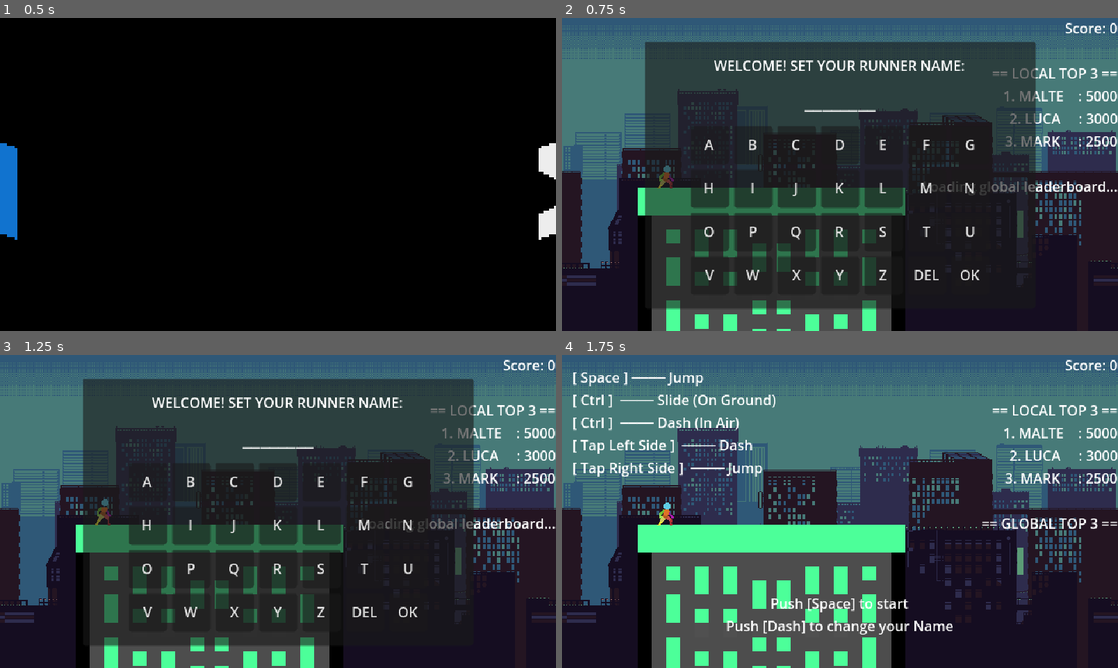
Above: before the commit, frames 1-4 (two rows, left to right).
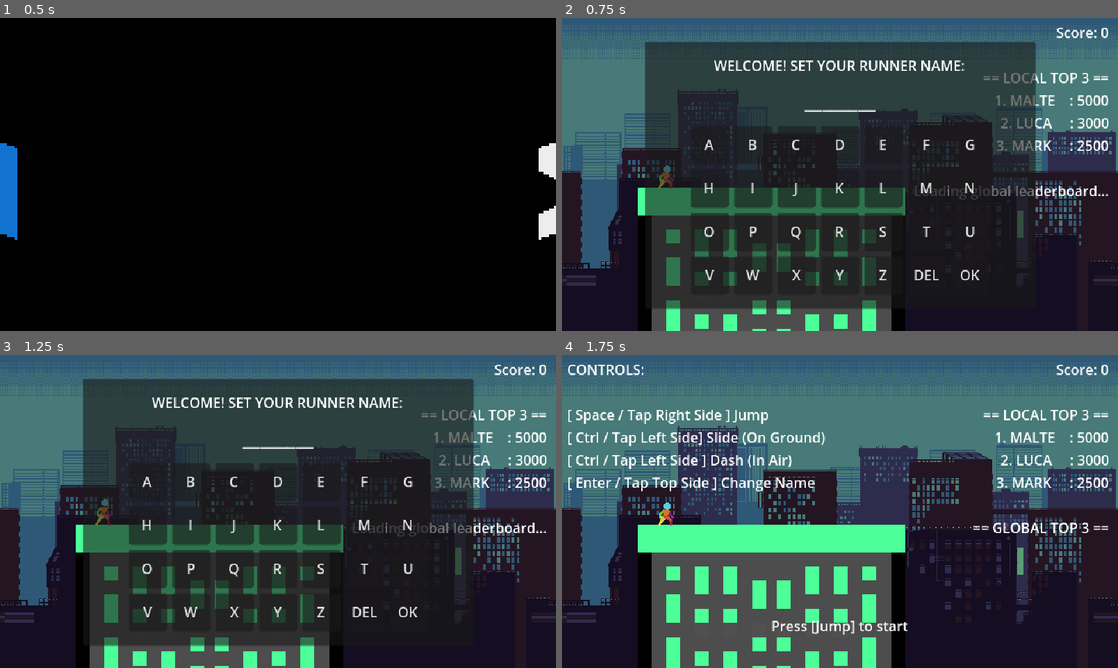
Above: after the commit, the same moments.

Repository: mschonberger/runner
Game: Godot game, scene res://scenes/intro_logo.tscn
Same seed, same stepped clock (60 frames per second), same inputs: the game is played once before the commit and once after it.
Inputs:
- Up to frame 1 (0.5 s): no input
- Up to frame 2 (0.75 s): tap Enter (change, bound only after the commit) at 0.5 s; hold Ctrl (dash) from 0.53 s (still down)
- Up to frame 3 (1.25 s): keep holding Ctrl (dash); tap Space (jump) at 0.77, 1.07 s; tap Enter (change, bound only after the commit) at 0.8 s
- Up to frame 4 (1.75 s): release Ctrl (dash) at 1.25 s; click "OK" at 1.25 s

Frame 1 is identical in both runs. In frame 2, 2.6% of the frame differs, in the area x 63-100%, y 1-58%; in frame 3, 2.6%; in frame 4, 8.3%, in the area x 1-100%, y 1-90%.

Commit message:
Added a button
- One dedicated button / touch area to change the name

Diff:
--- a/project.godot
+++ b/project.godot
@@ -45,6 +45,11 @@
 "events": [Object(InputEventKey,"resource_local_to_scene":false,"resource_name":"","device":-1,"window_id":0,"alt_press …(195 unchanged characters)…
 ]
 }
+change={
+"deadzone": 0.2,
+"events": [Object(InputEventKey,"resource_local_to_scene":false,"resource_name":"","device":-1,"window_id":0,"alt_pressed":false,"shift_pressed":false,"ctrl_pressed":false,"meta_pressed":false,"pressed":false,"keycode":0,"physical_keycode":4194309,"key_label":0,"unicode":0,"location":0,"echo":false,"script":null)
+]
+}
 
 [input_devices]
 
--- a/scenes/main.tscn
+++ b/scenes/main.tscn
@@ -92,8 +92,10 @@
 anchors_preset = 1
 anchor_left = 1.0
 anchor_right = 1.0
-offset_left = -52.0
-offset_bottom = 23.0
+offset_left = -105.0
+offset_top = 5.0
+offset_right = -10.0
+offset_bottom = 54.0
 grow_horizontal = 0
 text = "Score: 0
 Highscore: 0"
@@ -111,8 +113,7 @@
 offset_bottom = -37.0
 grow_horizontal = 2
 grow_vertical = 0
-text = "Push [Space] to start
-Push [Dash] to change Name"
+text = "Push [Space] to start"
 horizontal_alignment = 1
 
 [node name="ControlsLabel" type="Label" parent="UI"]
@@ -121,10 +122,10 @@
 anchor_top = 0.5
 anchor_right = 0.5
 anchor_bottom = 0.5
-offset_left = -270.0
-offset_top = -140.0
-offset_right = -111.0
-offset_bottom = -117.0
+offset_left = -245.0
+offset_top = -110.0
+offset_right = -86.0
+offset_bottom = -87.0
 grow_horizontal = 2
 grow_vertical = 2
 text = "Controls"
--- a/scenes/mobile_controls.tscn
+++ b/scenes/mobile_controls.tscn
@@ -13,12 +13,21 @@
 grow_vertical = 2
 
 [node name="JumpButton" type="TouchScreenButton" parent="Layout"]
-position = Vector2(320, 0)
+position = Vector2(320, 90)
+scale = Vector2(1.011, 0.75)
 texture_normal = ExtResource("1_k8ypl")
 texture_pressed = ExtResource("1_k8ypl")
 action = "jump"
 
 [node name="DashButton" type="TouchScreenButton" parent="Layout"]
+position = Vector2(0, 90)
+scale = Vector2(1.011, 0.75)
 texture_normal = ExtResource("1_k8ypl")
 texture_pressed = ExtResource("1_k8ypl")
 action = "dash"
+
+[node name="ChangeNameButton" type="TouchScreenButton" parent="Layout"]
+scale = Vector2(2, 0.25)
+texture_normal = ExtResource("1_k8ypl")
+texture_pressed = ExtResource("1_k8ypl")
+action = "change"
--- a/scripts/ui.gd
+++ b/scripts/ui.gd
@@ -50,7 +50,7 @@
 		if start_label != null:
 			start_label.modulate.a = (sin(blink_timer * blink_speed) + 1.0) / 2.0
 
-		if Input.is_action_just_pressed("dash"):
+		if Input.is_action_just_pressed("change"):
 			_open_name_onboarding()
 
 func _update_score_ui_display() -> void:
@@ -82,9 +82,9 @@
 
 func _setup_initial_ui_text() -> void:
 	if controls_label != null:
-		controls_label.text = "CONTROLS:\n\n[ Space ] ──── Jump\n[ Ctrl ]  ──── Slide (On Ground)\n[ Ctrl ]  ──── Dash (In Air)\n[ Tap Left Side ]  ──── Dash\n[ Tap Right Side ]  ──── Jump"
+		controls_label.text = "CONTROLS:\n\n[ Space / Tap Right Side ] Jump\n[ Ctrl / Tap Left Side] Slide (On Ground)\n[ Ctrl / Tap Left Side ] Dash (In Air)\n[ Enter / Tap Top Side ] Change Name"
 	if start_label != null:
-		start_label.text = "Push [Space] to start\nPush [Dash] to change your Name"
+		start_label.text = "Press [Jump] to start"
 
 func _build_procedural_virtual_keyboard_ui() -> void:
 	entry_panel = PanelContainer.new()
